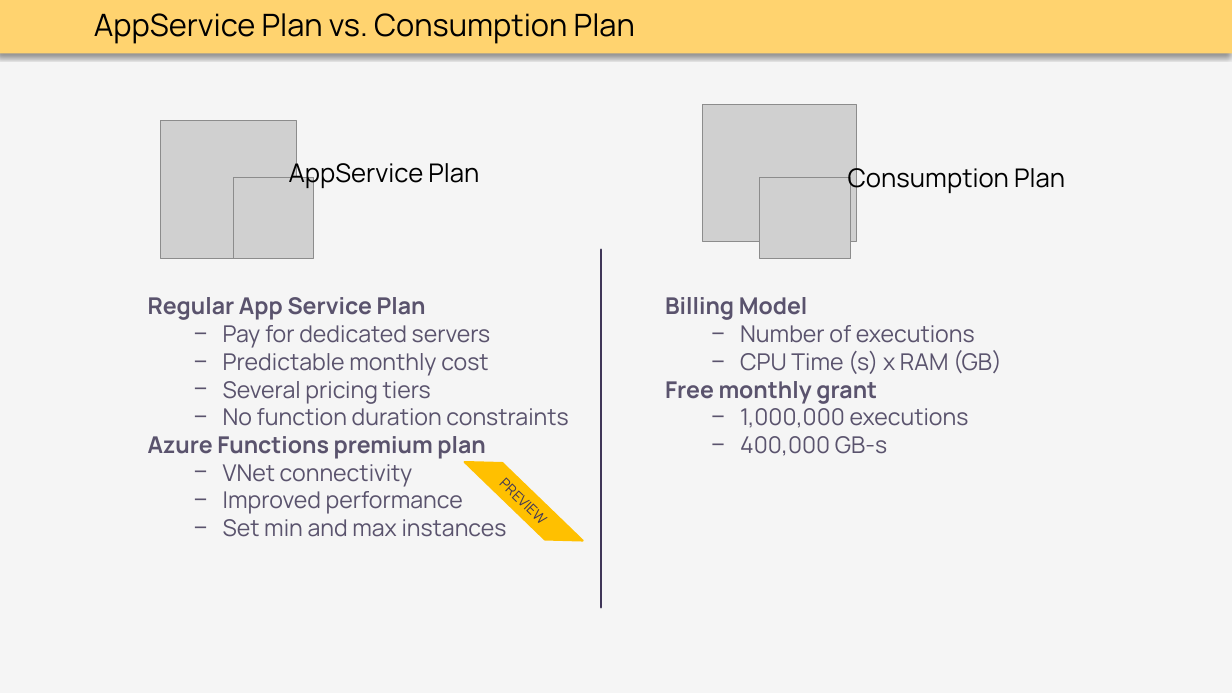
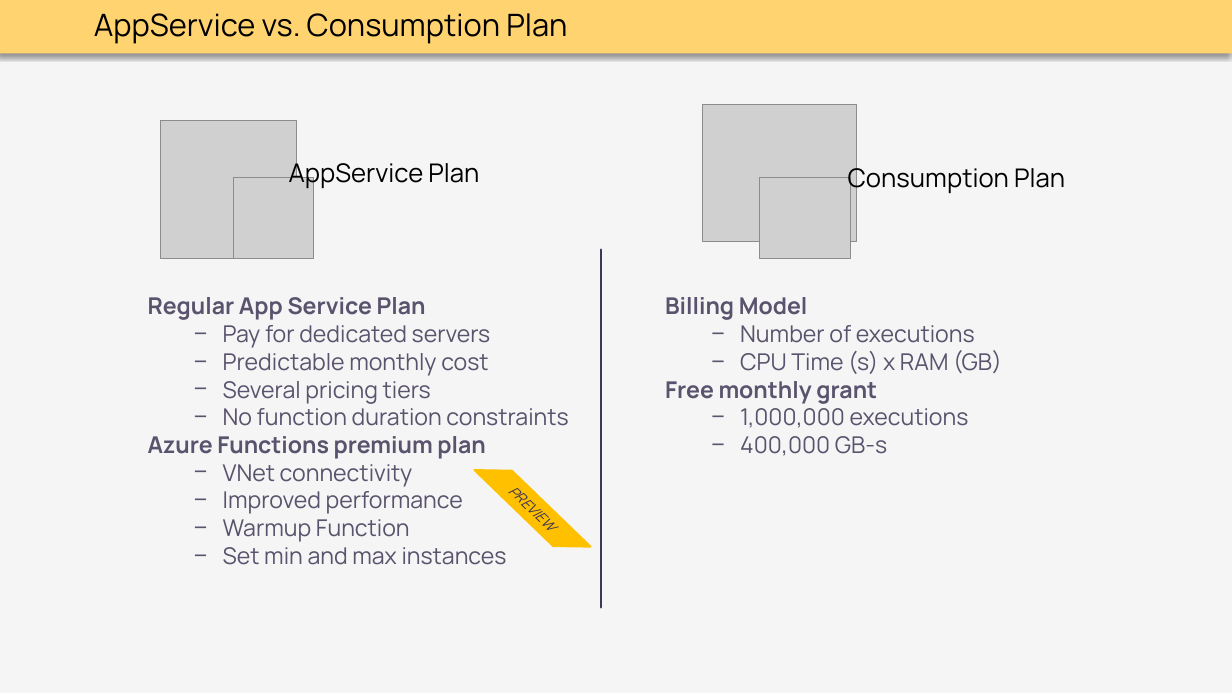
Before and after one commit to thoemmi/DurableFunctionsMeetupRosenheim, a slide deck: slide 7 of slides/Durable_Functions.pptx. Drawn at 1232x693 pixels with LibreOffice and Linux fonts; fonts in the diff are those of the drawing; grey boxes stand for pictures. Boxes give left, top, right and bottom in pixels: in the first picture for what was removed or moved away, otherwise in the second. Text is boxed around its words. In the diff, an @@ line names an element or a change of style, - is before the commit and + after.

Commit message:
update slides

```diff
--- a/slides/Durable_Functions.pptx
+++ b/slides/Durable_Functions.pptx
@@ text at [94,13,567,44]: text changed @@
-AppService Plan vs. Consumption Plan
+AppService vs. Consumption Plan
@@ flow chart input output "PREVIEW": place and size @@
-flow chart input output "PREVIEW" at [464,444,583,560]
+flow chart input output "PREVIEW" at [474,452,591,565]
@@ flow chart input output "PREVIEW" at [474,452,591,565]: italic on @@
@@ text at [223,519,410,542]: paragraph added @@
+  − Warmup Function
```
Also in this commit, not shown: 6 other slides changed, 5 slides added, 2 slides removed.
